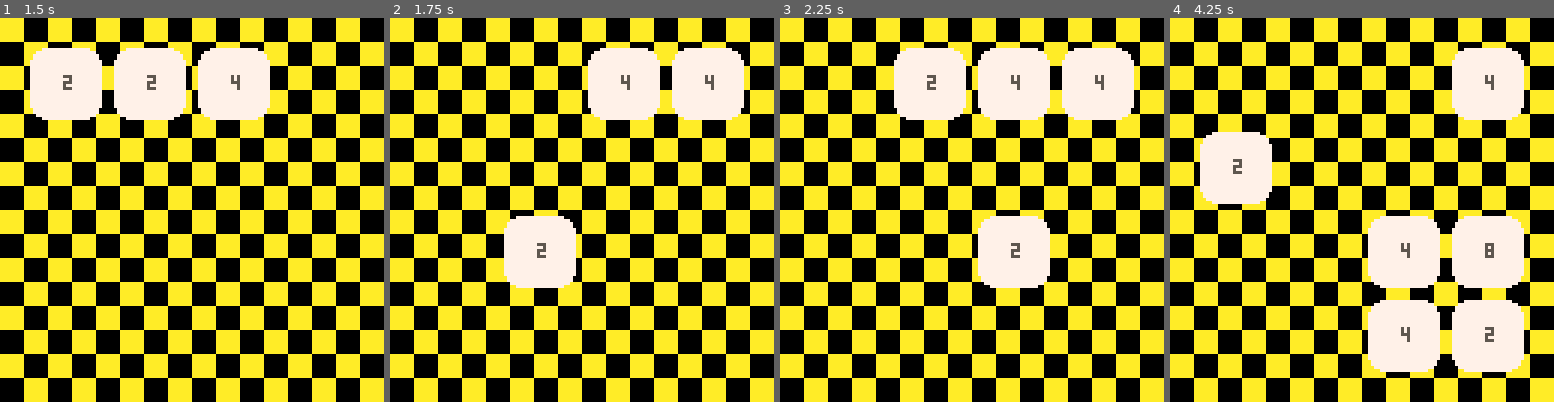
Above: before the commit, frames 1-4 (left to right).
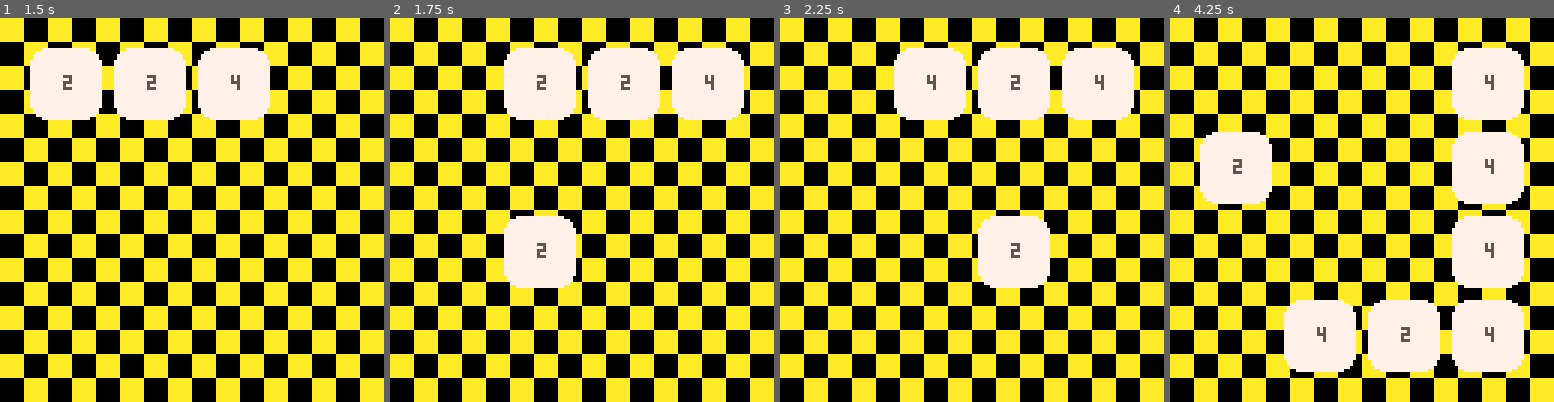
Above: after the commit, the same moments.

Repository: rbits0/2048-pico-8
Game: PICO-8 cartridge main.p8
Same seed, same stepped clock (60 frames per second), same inputs: the game is played once before the commit and once after it.
Inputs:
- Up to frame 1 (1.5 s): no input
- Up to frame 2 (1.75 s): hold Right from 1.6 s (still down)
- Up to frame 3 (2.25 s): release Right at 2.1 s; hold Up from 2.15 s (still down)
- Up to frame 4 (4.25 s): release Up at 2.42 s; hold Right 2.47-3.03 s; hold Left 3.08-3.58 s; hold Down 3.63-3.97 s; hold Right from 4.02 s (still down)

Frame 1 is identical in both runs. In frame 2, 3.4% of the frame differs, in the area x 29-63%, y 7-27%; in frame 3, less than 0.1%; in frame 4, 10%, in the area x 29-93%, y 29-93%.

Commit message:
Fix cells merging multiple times in one turn

Diff:
--- a/board.lua
+++ b/board.lua
@@ -112,6 +112,7 @@
             end
         end
 
+        self:reset_cell_states()
         self:add_random_cell()
     end,
 
@@ -121,6 +122,7 @@
         -- this function treats it as if it is moving left,
         -- get_cell_rotated takes care of different directions
 
+        -- attempt to merge
         -- find rightmost cell up to target cell
         local rightmost_cell = nil
         for i=1, column - 1 do
@@ -133,7 +135,11 @@
         end
 
         -- if can merge
-        if rightmost_cell != nil and rightmost_cell.value == cell.value then
+        if rightmost_cell != nil and
+           -- cells can only merge once per turn
+           rightmost_cell.merged_this_turn == false and
+           rightmost_cell.value == cell.value
+        then
             return {
                 type = ActionType.MERGE,
                 moving_cell = cell,
@@ -192,6 +198,20 @@
         elseif action.type == ActionType.MERGE then
             self.board[action.moving_cell.row][action.moving_cell.column] = nil
             action.merged_cell.value *= 2
+            action.merged_cell.merged_this_turn = true
+        end
+    end,
+
+
+    -- set cell.merged_this_turn back to false for all cells
+    reset_cell_states = function(self)
+        for row=1, NUM_ROWS do
+            for column=1, NUM_COLUMNS do
+                local cell = self.board[row][column]
+                if cell != nil then
+                    cell.merged_this_turn = false
+                end
+            end
         end
     end,
 
